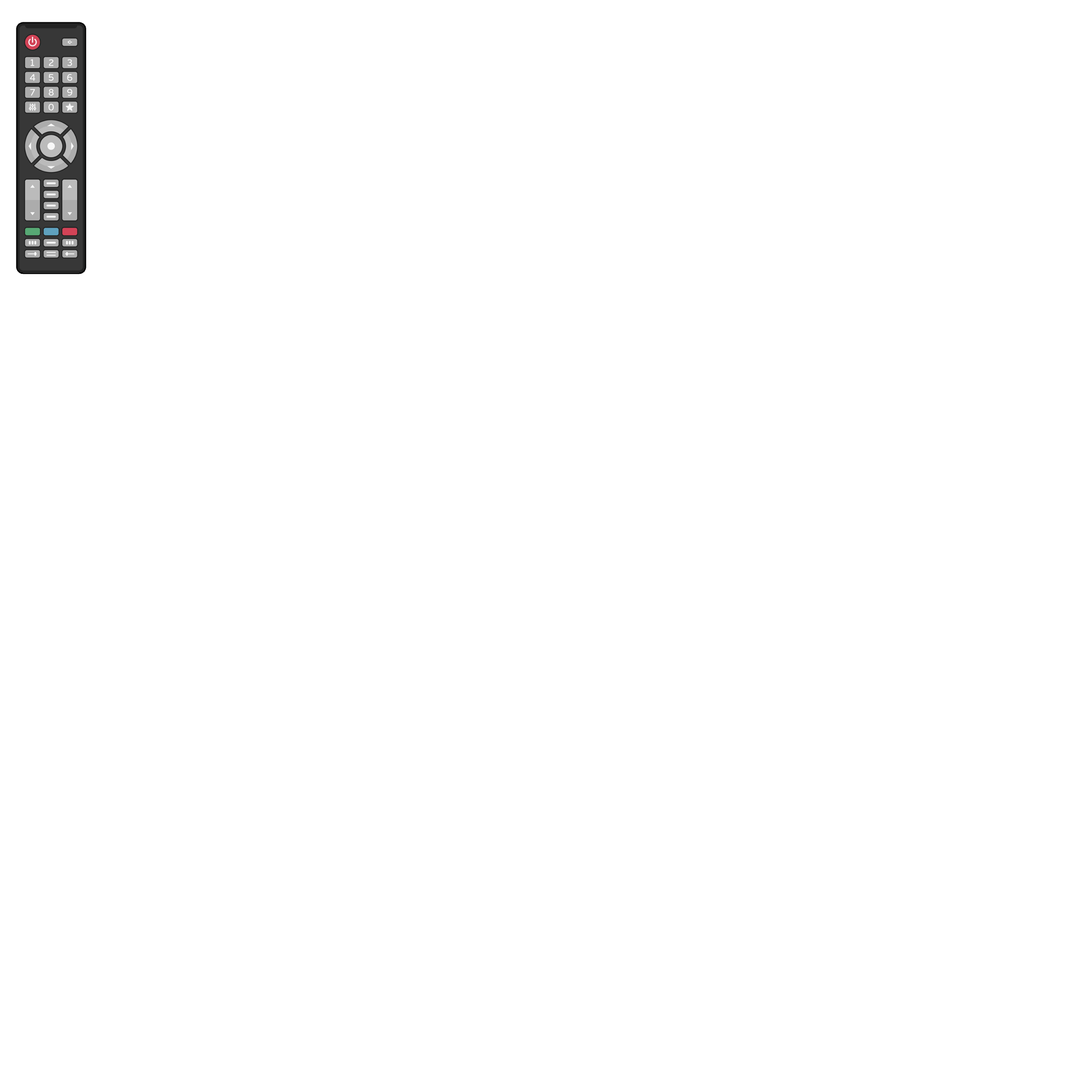
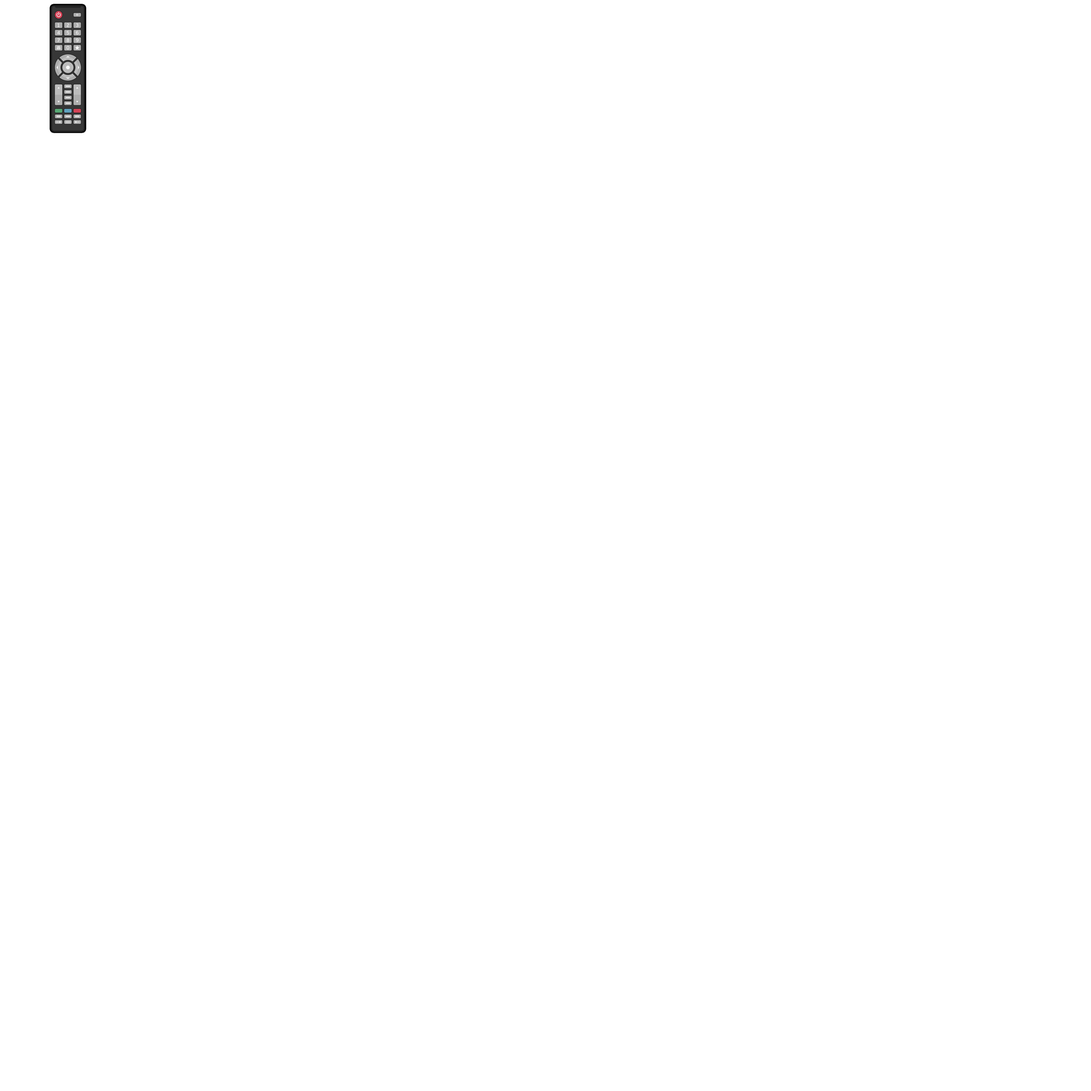
Before/after of a w=1091, h=1091 layered artwork. What changed in the layer stack:
painted on "Layer 1" over [17, 5, 85, 273]
